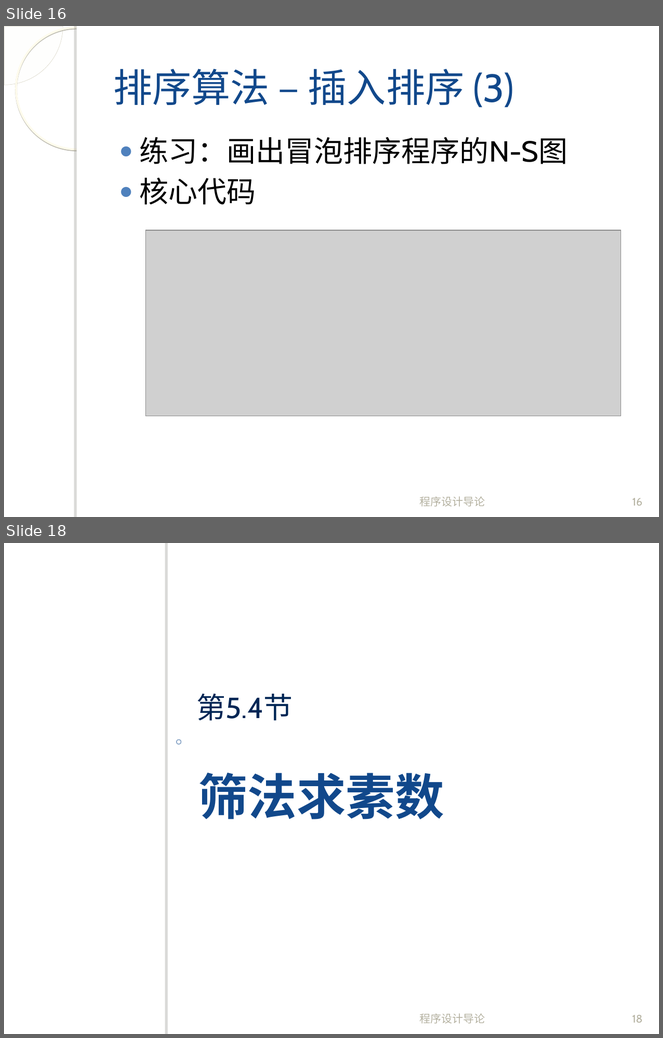
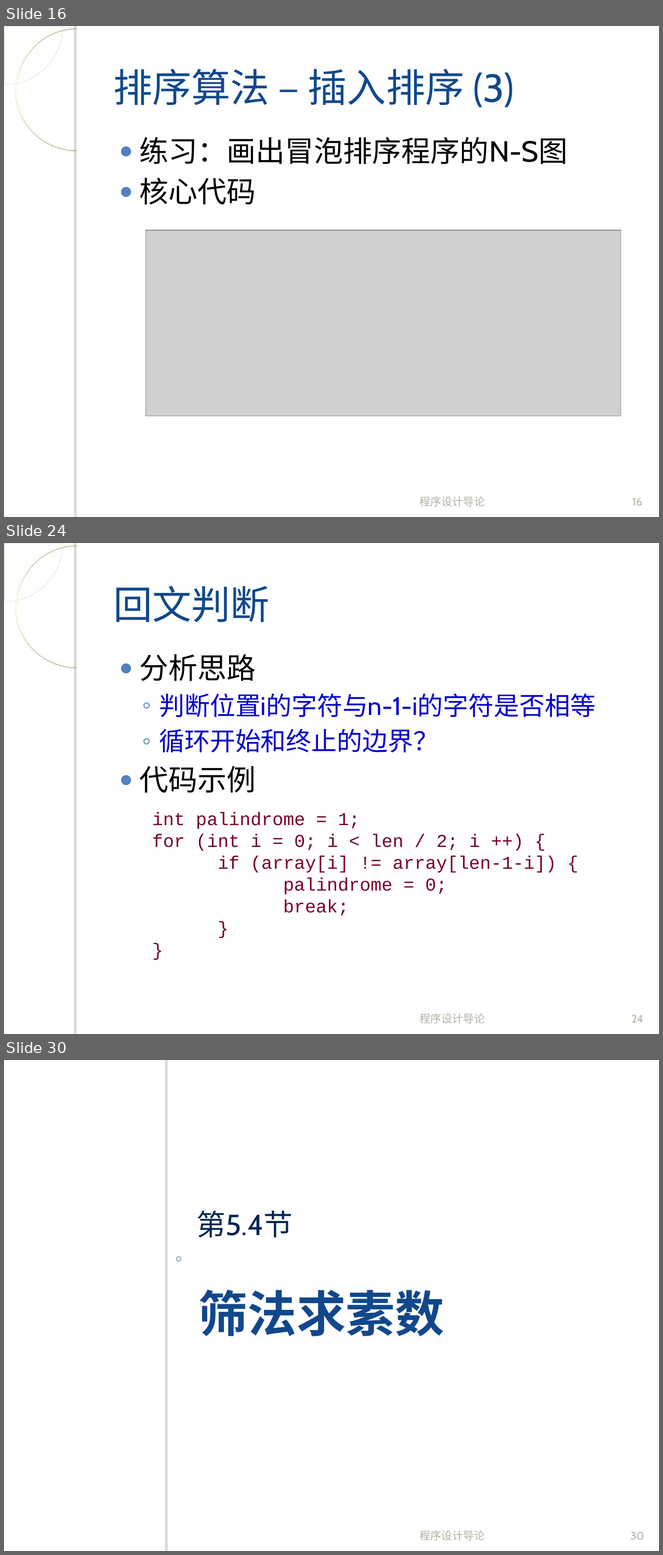
Before and after one commit to fanju1984/introduction-to-programming, a slide deck: introduction-to-programming/slides/2017/05-Array-2.ppt. Shown one above the other, each under a label of ours: slides 16 and 18 before the commit, slides 16, 24 and 30 after it; the slides between them are not shown. The pictures are 663x1038 and 663x1555 pixels, drawn with LibreOffice and Linux fonts; fonts in the diff are those of the drawing; grey boxes stand for pictures; background and template pictures are left out. Boxes give left, top, right and bottom in pixels: in the first picture for what was removed or moved away, otherwise in the second. Text is boxed around its words. In the diff, an @@ line names an element or a change of style, - is before the commit and + after.

```diff
--- a/introduction-to-programming/slides/2017/05-Array-2.ppt
+++ b/introduction-to-programming/slides/2017/05-Array-2.ppt
@@ slide 24 added at (4,543,659,1034), background picture (left out); not listed: 4 template elements that a slide beside it also shows @@
@@ title added at (113,586,270,623), 43 pt, text #11488B @@
+回文判断
@@ text added at (139,654,596,793), 28 pt, text #0000CC @@
+● 分析思路
+  ◦ 判断位置i的字符与n-1-i的字符是否相等
+  ◦ 循环开始和终止的边界？
+● 代码示例
@@ text added at (152,813,557,916), 20 pt, text #770028 @@
+int palindrome = 1;
+for (int i = 0; i < len / 2; i ++) {
+if (array[i] != array[len-1-i]) {
+palindrome = 0;
+break;
+}
+}
@@ text added at (420,1014,486,1024), 12 pt, text #B4B1A0 @@
+程序设计导论
@@ page number added at (632,1015,644,1023), 12 pt, text #B4B1A0 @@
+24
@@ what was slide 18 is now slide 30 @@
@@ page number at (631,1532,644,1540): text changed @@
-18
+30
```
Also in this commit, not shown: 1 slide changed, 12 other slides added.
